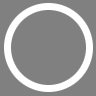
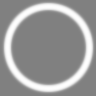
Revision of a layered w=96, h=96 image; what changed, layer by layer:
renamed "Háttér" to "kör", moved it above "rombusz", painted on it over [1, 0, 96, 95]
